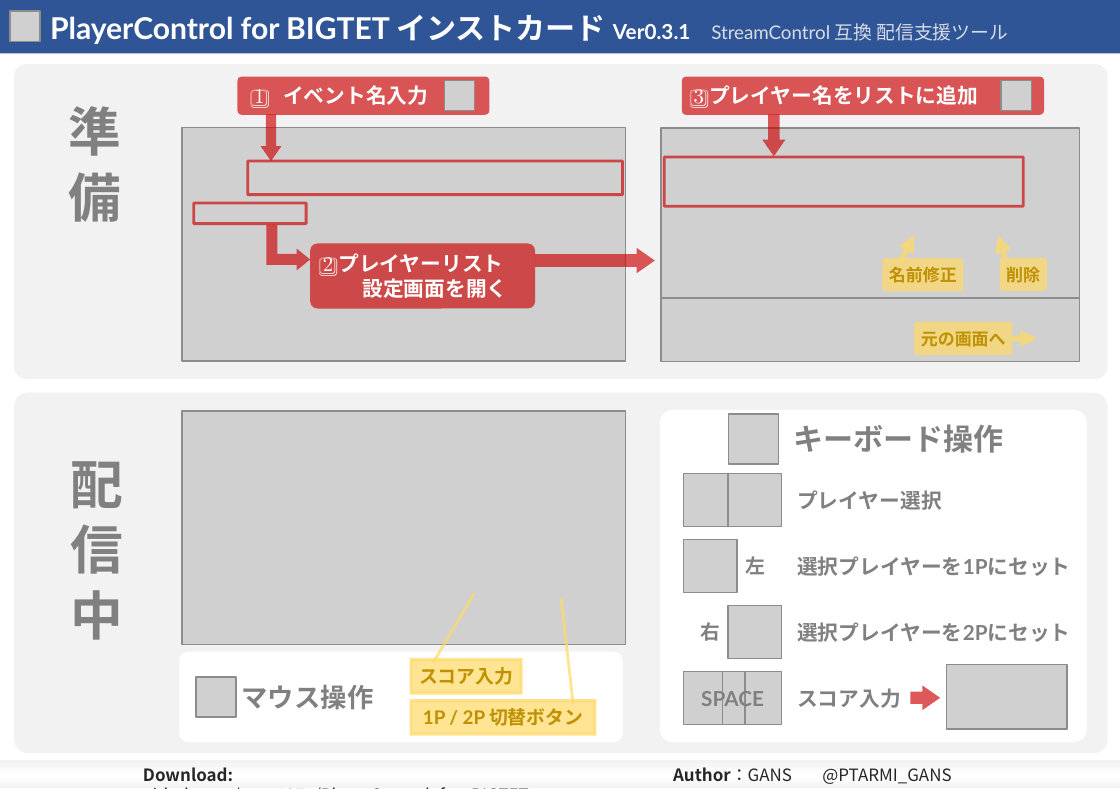
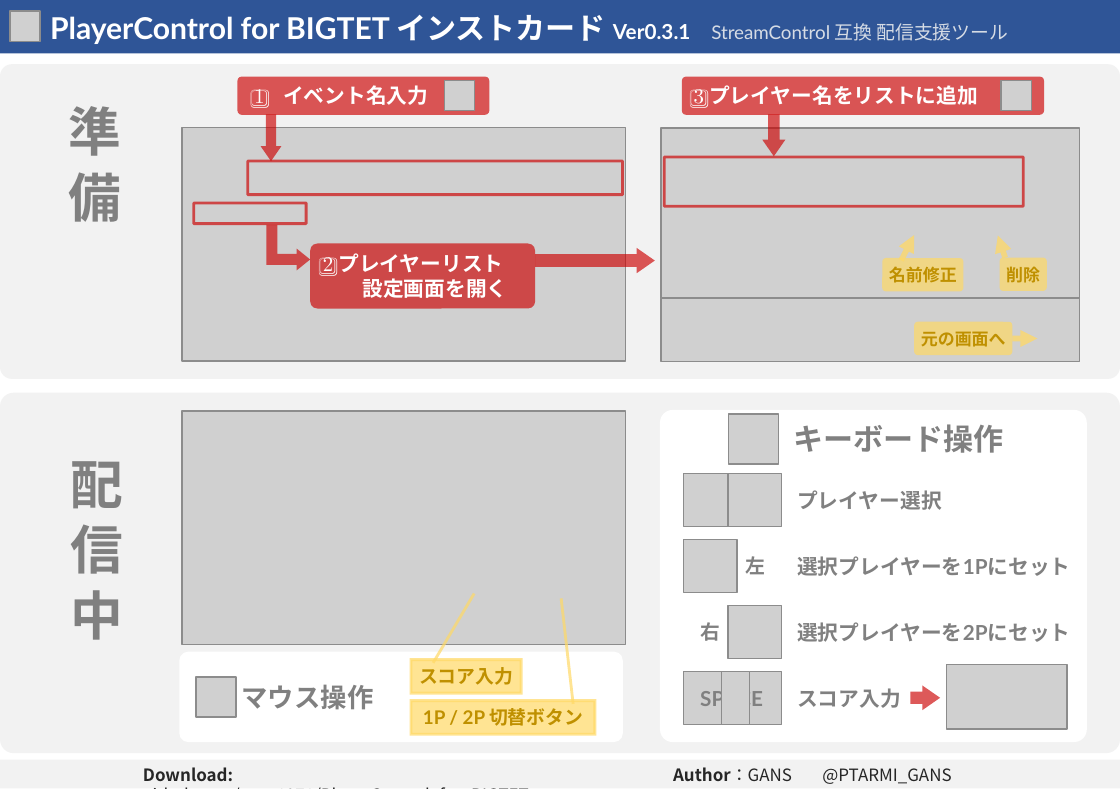
Before and after one commit to gans1971/PlayerControl_for_BIGTET, a slide deck: slide 1 of Manual/PlayerControlForBIGTET_QuickReference_v0.3.1.pptx. Drawn at 1120x789 pixels with LibreOffice and Linux fonts; fonts in the diff are those of the drawing; grey boxes stand for pictures; background and template pictures are left out. Boxes give left, top, right and bottom in pixels: in the first picture for what was removed or moved away, otherwise in the second. Text is boxed around its words. In the diff, an @@ line names an element or a change of style, - is before the commit and + after.

Commit message:
マニュアル印刷用修正

```diff
--- a/Manual/PlayerControlForBIGTET_QuickReference_v0.3.1.pptx
+++ b/Manual/PlayerControlForBIGTET_QuickReference_v0.3.1.pptx
@@ rounded rectangle: place and size @@
-rounded rectangle at (15,393,1108,753)
+rounded rectangle at (0,393,1120,753)
@@ picture: place and size @@
-picture at (722,672,745,725)
+picture at (722,672,750,725)
@@ picture: place and size @@
-picture at (742,672,780,725)
+picture at (749,672,780,725)
```
